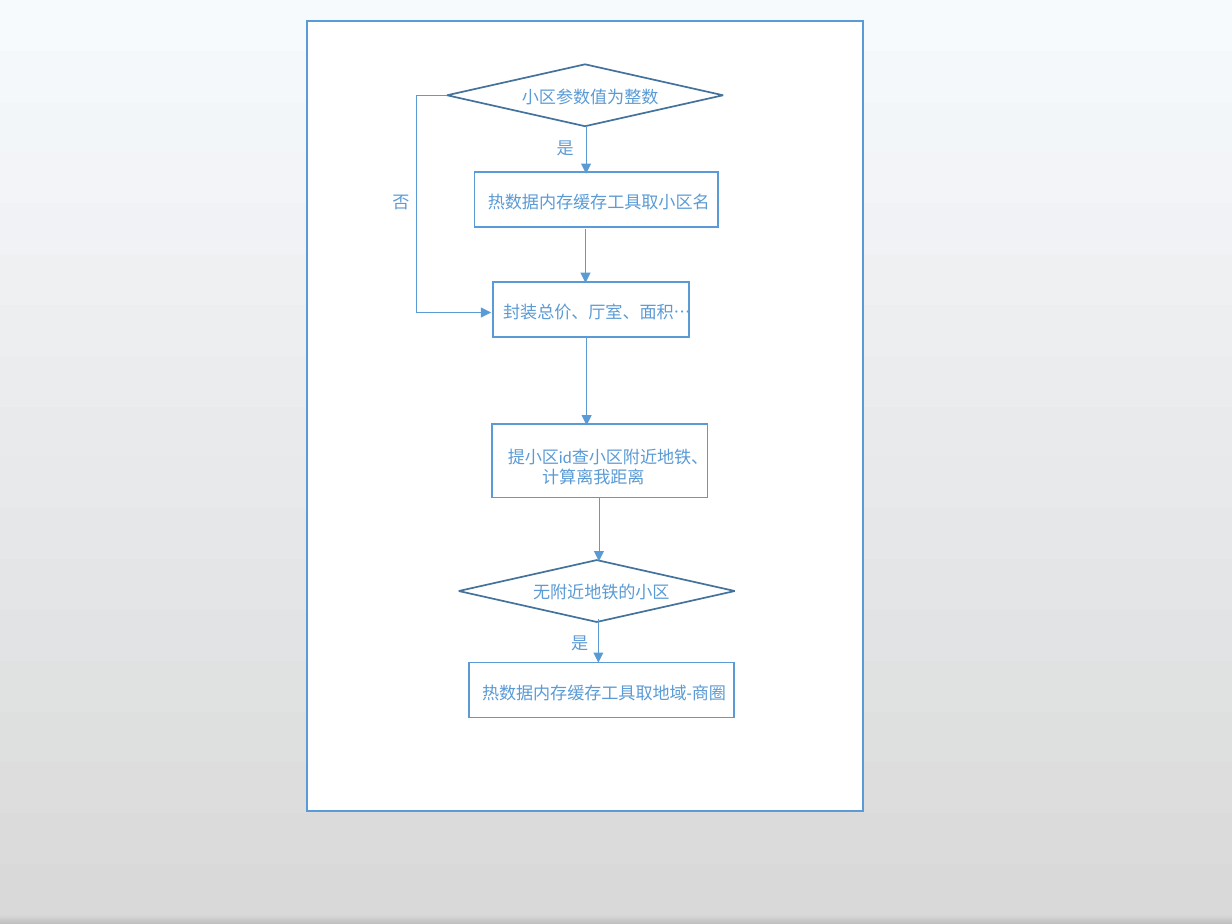
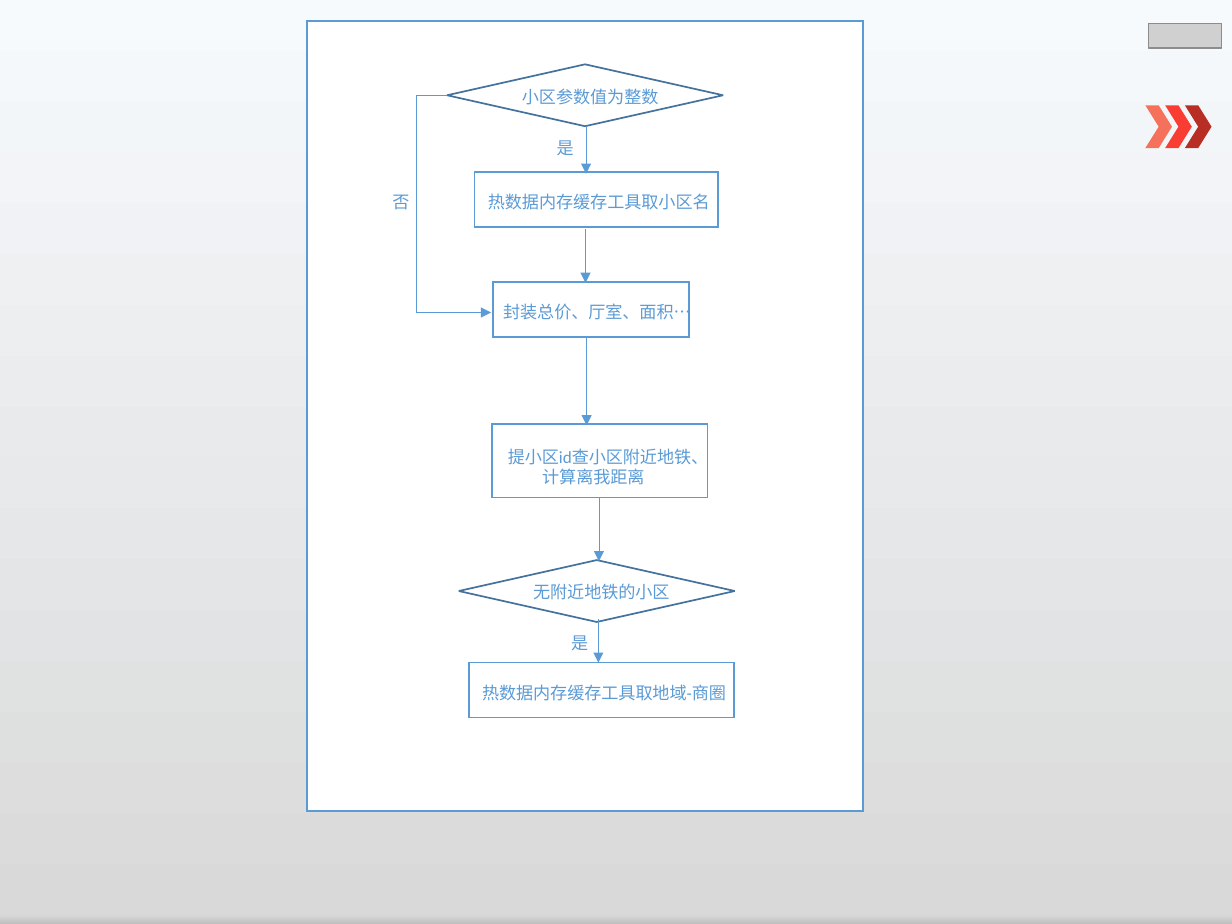
Before and after one commit to lspgithublxh/document, a slide deck: slide 15 of 业务文档跟踪/述职/shuzhi.pptx (slide 14 before the commit). Drawn at 1232x924 pixels with LibreOffice and Linux fonts; fonts in the diff are those of the drawing; grey boxes stand for pictures. Boxes give left, top, right and bottom in pixels: in the first picture for what was removed or moved away, otherwise in the second. Text is boxed around its words. In the diff, an @@ line names an element or a change of style, - is before the commit and + after.

```diff
--- a/业务文档跟踪/述职/shuzhi.pptx
+++ b/业务文档跟踪/述职/shuzhi.pptx
@@ picture added at (1148, 23, 1222, 48) @@
@@ chevron added at (1146, 105, 1173, 148), fill #F5715B @@
@@ chevron added at (1165, 105, 1193, 148), fill #F93D32 @@
@@ chevron added at (1185, 105, 1212, 148), fill #B82E24 @@
```
Also in this commit, not shown: 3 other slides changed, 3 slides added, 1 slide removed.
